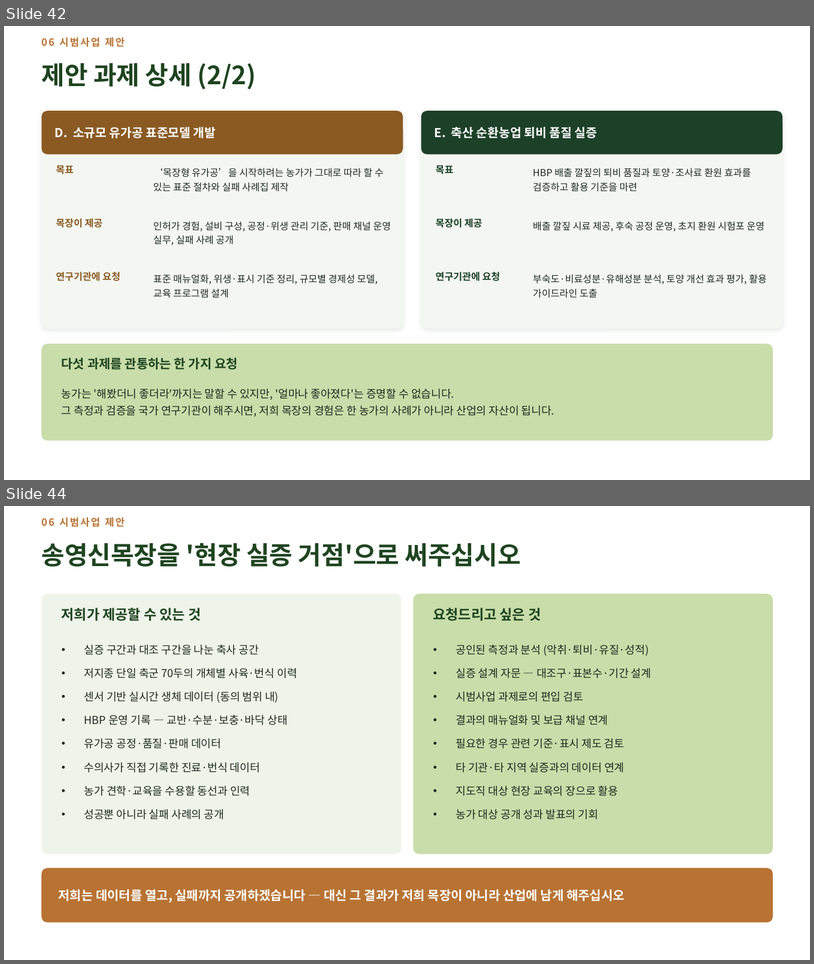
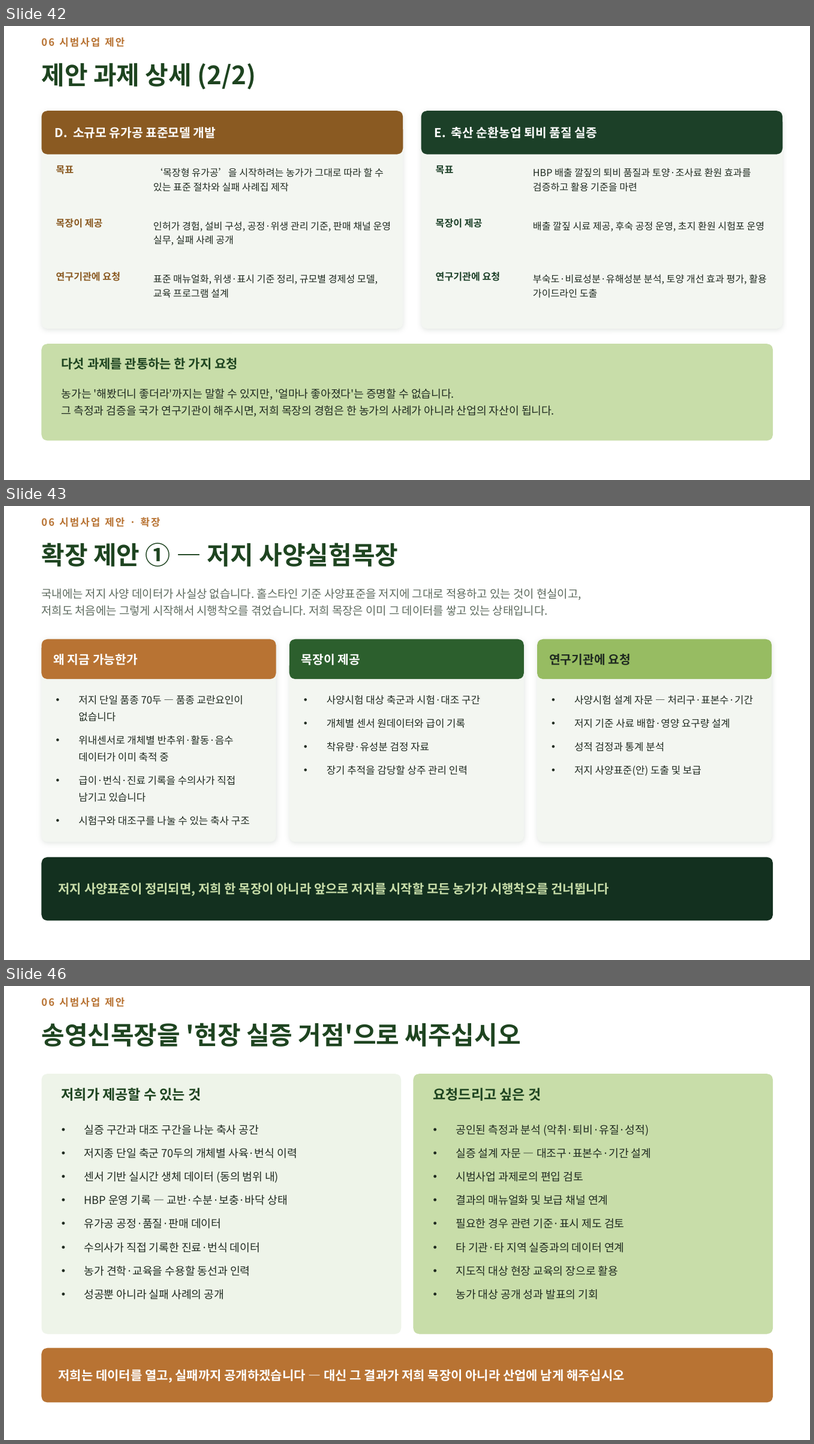
Before and after one commit to hhj3150/Dr-Ha--agent, a slide deck: deliverables/2026-08-10-nias-seminar/저지종_유가공목장_운영_현장사례.pptx. Shown one above the other, each under a label of ours: slides 42 and 44 before the commit, slides 42, 43 and 46 after it; the slides between them are not shown. The pictures are 814x964 and 814x1444 pixels, drawn with LibreOffice and Linux fonts; fonts in the diff are those of the drawing. Boxes give left, top, right and bottom in pixels: in the first picture for what was removed or moved away, otherwise in the second. Text is boxed around its words. In the diff, an @@ line names an element or a change of style, - is before the commit and + after.

```diff
--- a/deliverables/2026-08-10-nias-seminar/저지종_유가공목장_운영_현장사례.pptx
+++ b/deliverables/2026-08-10-nias-seminar/저지종_유가공목장_운영_현장사례.pptx
@@ slide 43 added at [4,506,810,960], background #FFFFFF @@
@@ text added at [41,517,161,527], 12 pt, text #B87333, bold @@
+06 시범사업 제안 · 확장
@@ text added at [41,543,399,567], 30 pt, text #1E4420, bold @@
+확장 제안 ① — 저지 사양실험목장
@@ text added at [41,588,582,616], 13.5 pt, text #5E6B5F @@
+국내에는 저지 사양 데이터가 사실상 없습니다. 홀스타인 기준 사양표준을 저지에 그대로 적용하고 있는 것이 현실이고,
+저희도 처음에는 그렇게 시작해서 시행착오를 겪었습니다. 저희 목장은 이미 그 데이터를 쌓고 있는 상태입니다.
@@ rounded rectangle added at [42,639,276,842], fill #F3F6F1 @@
@@ rounded rectangle added at [42,639,276,679], fill #B87333 @@
@@ rounded rectangle added at [290,639,524,842], fill #F3F6F1 @@
@@ rounded rectangle added at [290,639,524,679], fill #2C5F2D @@
@@ rounded rectangle added at [537,639,772,842], fill #F3F6F1 @@
@@ rounded rectangle added at [537,639,772,679], fill #97BC62 @@
@@ text added at [54,654,138,665], 14.5 pt, text #FFFFFF, bold @@
+왜 지금 가능한가
@@ text added at [302,654,360,665], 14.5 pt, text #FFFFFF, bold @@
+목장이 제공
@@ text added at [549,654,630,665], 14.5 pt, text #1F2A20, bold @@
+연구기관에 요청
@@ text added at [78,695,250,825], 12 pt, text #1F2A20 @@
+• 저지 단일 품종 70두 — 품종 교란요인이 없습니다
+• 위내센서로 개체별 반추위·활동·음수 데이터가 이미 축적 중
+• 급이·번식·진료 기록을 수의사가 직접 남기고 있습니다
+• 시험구와 대조구를 나눌 수 있는 축사 구조
@@ text added at [327,695,480,775], 12 pt, text #1F2A20 @@
+• 사양시험 대상 축군과 시험·대조 구간
+• 개체별 센서 원데이터와 급이 기록
+• 착유량·유성분 검정 자료
+• 장기 추적을 감당할 상주 관리 인력
@@ text added at [575,695,753,775], 12 pt, text #1F2A20 @@
+• 사양시험 설계 자문 — 처리구·표본수·기간
+• 저지 기준 사료 배합·영양 요구량 설계
+• 성적 검정과 통계 분석
+• 저지 사양표준(안) 도출 및 보급
@@ rounded rectangle added at [42,857,773,921], fill #13301F @@
@@ text added at [59,882,610,895], 15 pt, text #C8DDA9, bold @@
+저지 사양표준이 정리되면, 저희 한 목장이 아니라 앞으로 저지를 시작할 모든 농가가 시행착오를 건너뜁니다
@@ what was slide 44 is now slide 46 @@
```
Also in this commit, not shown: 3 slides changed, 1 other slide added, 3 other files.
